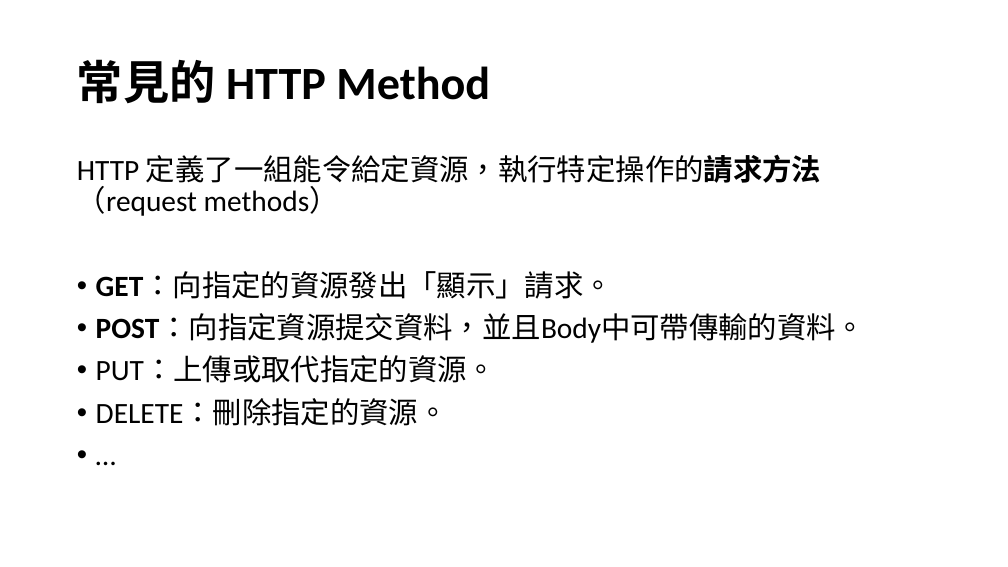
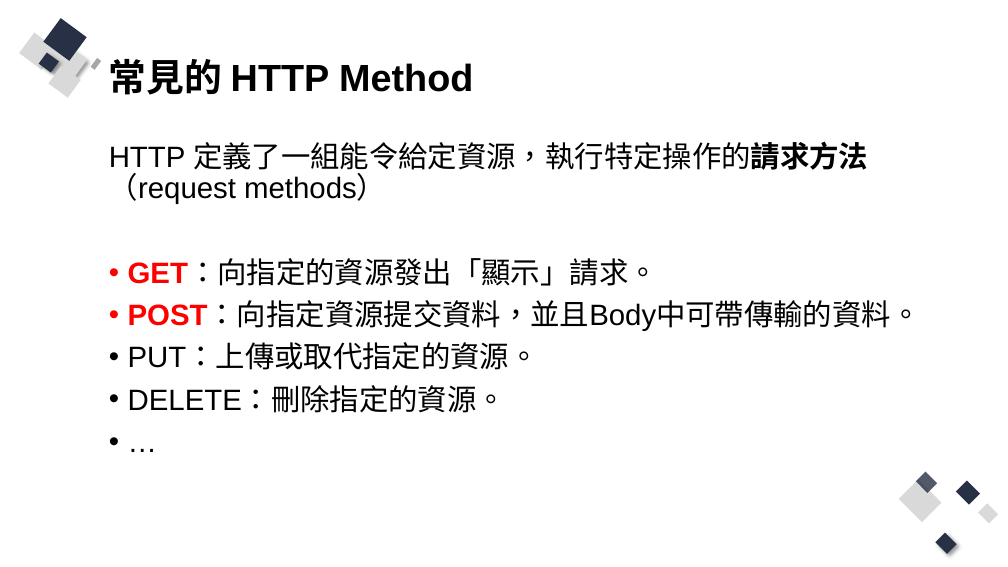
Before and after one commit to Q81JIAXIONG/-, a slide deck: slide 23 of 投影片/1.網頁基礎.pptx (slide 16 before the commit). Drawn at 1008x567 pixels with LibreOffice and Linux fonts; fonts in the diff are those of the drawing. Boxes give left, top, right and bottom in pixels: in the first picture for what was removed or moved away, otherwise in the second. Text is boxed around its words. In the diff, an @@ line names an element or a change of style, - is before the commit and + after.

```diff
--- a/投影片/1.網頁基礎.pptx
+++ b/投影片/1.網頁基礎.pptx
@@ title "常見的 HTTP Method": place and size @@
-title "常見的 HTTP Method" at [77, 59, 490, 104]
+title "常見的 HTTP Method" at [109, 59, 473, 95]
@@ title "常見的 HTTP Method" at [109, 59, 473, 95]: size 44 to 36 pt, font Calibri to Arial @@
@@ group added at [20, 18, 102, 97]: 8 rectangles @@
@@ text "HTTP 定義了一組能令給定資源，執行特定操作的請求方法（request methods）": place and size @@
-text "HTTP 定義了一組能令給定資源，執行特定操作的請求方法（request methods）" at [77, 154, 866, 426]
+text "HTTP 定義了一組能令給定資源，執行特定操作的請求方法（request methods）" at [109, 141, 921, 413]
@@ text "HTTP 定義了一組能令給定資源，執行特定操作的請求方法（request methods）" at [109, 141, 921, 413]: font Calibri to Arial; text colour #000000 to #FF0000 in "GET：向指定的資源發出「顯示」請求。", "POST：向指定資源提交資料，並且Body中可帶傳輸的資料。" @@
@@ group added at [899, 472, 999, 554]: 5 rectangles @@
```
Also in this commit, not shown: 11 other slides changed, 15 slides added, 8 slides removed, 16 other files.
